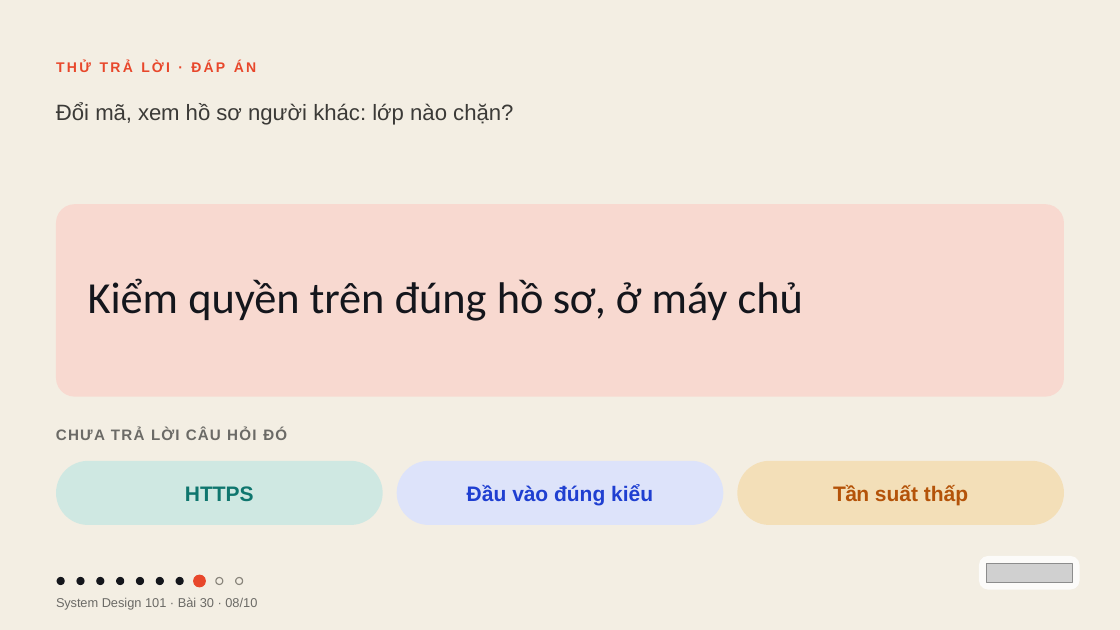
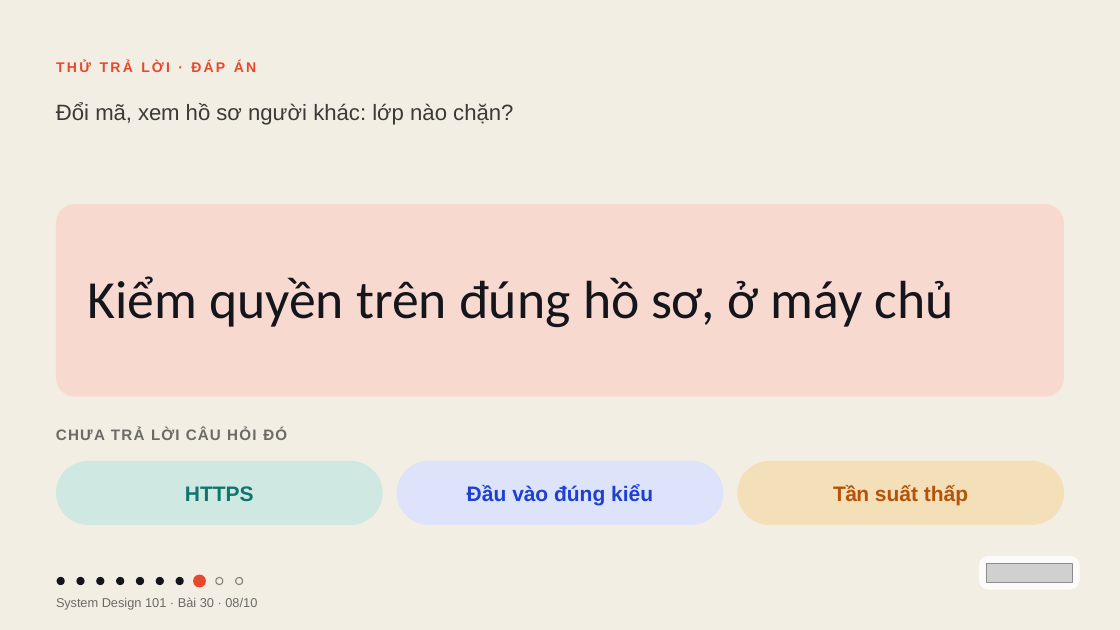
Before and after one commit to vohoailinh90/tool-marketing-studio, a slide deck: slide 8 of system-design-101/vi/lessons/sd-01-030/slides/sd-01-030.pptx. Drawn at 1120x630 pixels with LibreOffice and Linux fonts; fonts in the diff are those of the drawing; grey boxes stand for pictures. Boxes give left, top, right and bottom in pixels: in the first picture for what was removed or moved away, otherwise in the second. Text is boxed around its words. In the diff, an @@ line names an element or a change of style, - is before the commit and + after.

```diff
--- a/system-design-101/vi/lessons/sd-01-030/slides/sd-01-030.pptx
+++ b/system-design-101/vi/lessons/sd-01-030/slides/sd-01-030.pptx
@@ text "Kiểm quyền trên đúng hồ ..." at [88, 276, 954, 328]: size 57 to 69 pt; letter spacing -0.6 to -0.7 pt in "sơ,"; line spacing 62.7pt to 75.9pt @@
```
Also in this commit, not shown: 4 other files.
